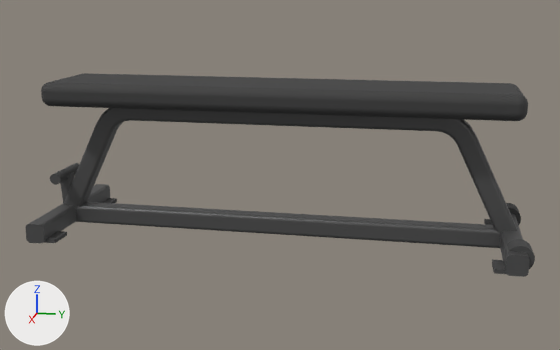
A saved change to the glTF model catalogs/ludus-core/models/LD-WH011/model.glb.
Rendered twice from a camera (50 mm lens) standing at (2.329, 0.461, 0.772) and looking at (0.012, -0.002, 0.193). Arrows for +X, +Y and +Z are at lower left; the lights stay in place. The first picture is the older version. Where no turn or scale is listed for an object, it has been applied to the vertices.
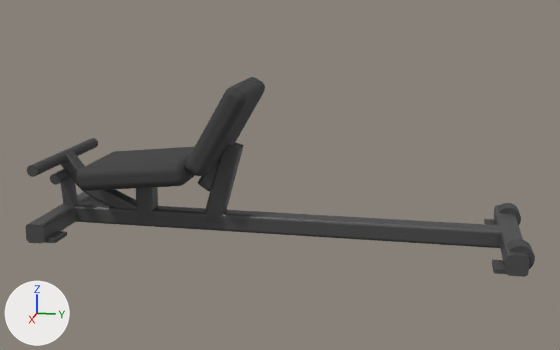
Location of each change, (x1, y1, x2, y2) in pixels of the pictures (560 x 350 px):
```json
{"object": "bench_pad", "change": "deleted", "before": [41, 73, 528, 121]}
{"object": "bench_frame_tube", "change": "deleted", "before": [63, 108, 517, 234]}
{"object": "seat_pad", "change": "added", "after": [77, 147, 195, 191]}
{"object": "backrest_pad", "change": "added", "after": [186, 77, 265, 176]}
{"object": "backrest_support", "change": "added", "after": [205, 142, 244, 224]}
{"object": "foot_rest_arm_tube", "change": "added", "after": [60, 151, 137, 209]}
{"object": "foot_rest_bar", "change": "added", "after": [27, 138, 98, 177]}
{"object": "Mesh_0.003", "change": "added", "after": [136, 187, 158, 219]}
{"object": "Mesh_6", "change": "added", "after": [198, 141, 235, 191]}
```

Scene script edits in JSON lines:
```json
{"op": "add", "block": "me_mesh_7", "code": ["me_mesh_7 = bpy.data.meshes.new('Mesh_7')", "me_mesh_7.from_pydata(...)  # 96 vertices, 188 faces; spans x -0.025..0.025, y -0.741..-0.431, z 0.007..0.236", "me_mesh_7.materials.append(mat_frame)  # dark grey #555555"]}
{"op": "add", "block": "me_mesh_6", "code": ["me_mesh_6 = bpy.data.meshes.new('Mesh_6')", "me_mesh_6.from_pydata(...)  # 56 vertices, 108 faces; spans x -0.025..0.025, y -0.068..0.068, z -0.084..0.084", "me_mesh_6.materials.append(mat_frame)  # dark grey #555555"]}
{"op": "add", "block": "me_mesh_5_1", "code": ["me_mesh_5_1 = bpy.data.meshes.new('Mesh_5')", "me_mesh_5_1.from_pydata(...)  # 296 vertices, 588 faces; spans x -0.15..0.15, y -0.096..0.096, z -0.138..0.138", "me_mesh_5_1.materials.append(mat_upholstery)  # dark grey #3b3b3b"]}
{"op": "add", "block": "me_mesh_4_1", "code": ["me_mesh_4_1 = bpy.data.meshes.new('Mesh_4')", "me_mesh_4_1.from_pydata(...)  # 296 vertices, 588 faces; spans x -0.15..0.15, y -0.18..0.18, z -0.052..0.052", "me_mesh_4_1.materials.append(mat_upholstery)  # dark grey #3b3b3b"]}
{"op": "remove", "block": "ob_bench_pad", "code": ["ob_bench_pad = bpy.data.objects.new('bench_pad', me_mesh_4)", "ob_bench_pad.location = (0.0, -0.009, 0.442)"]}
{"op": "remove", "block": "ob_bench_frame_tube", "code": ["ob_bench_frame_tube = bpy.data.objects.new('bench_frame_tube', me_mesh_5)", "ob_bench_frame_tube.location = (0.0, -0.009, 0.0)"]}
{"op": "add", "block": "ob_foot_rest_bar", "code": ["ob_foot_rest_bar = bpy.data.objects.new('foot_rest_bar', me_mesh_2)", "ob_foot_rest_bar.parent = ob_foot_rest", "ob_foot_rest_bar.location = (0.0, -0.721, 0.22)", "ob_foot_rest_bar.rotation_euler = (-1.571, 0.0, -1.571)  # degrees (-90, 0, -90)", "ob_foot_rest_bar.scale = (0.036, 0.036, 0.44)"]}
{"op": "add", "block": "ob_foot_rest", "code": ["ob_foot_rest = bpy.data.objects.new('foot_rest', None)", "ob_foot_rest.parent = ob_equipment", "ob_foot_rest.location = (0.0, 0.0, 0.0)"]}
{"op": "add", "block": "ob_foot_rest_arm_tube", "code": ["ob_foot_rest_arm_tube = bpy.data.objects.new('foot_rest_arm_tube', me_mesh_7)", "ob_foot_rest_arm_tube.location = (0.0, -0.009, 0.0)"]}
{"op": "add", "block": "ob_mesh_6", "code": ["ob_mesh_6 = bpy.data.objects.new('Mesh_6', me_mesh_6)", "ob_mesh_6.location = (0.0, -0.203, 0.213)"]}
{"op": "add", "block": "ob_backrest_support", "code": ["ob_backrest_support = bpy.data.objects.new('backrest_support', me_mesh_0)", "ob_backrest_support.parent = ob_bench_frame", "ob_backrest_support.location = (0.0, -0.181, 0.156)", "ob_backrest_support.rotation_euler = (-0.27, 0.0, 0.0)  # degrees (-15, 0, 0)", "ob_backrest_support.scale = (1.0, 1.0, 0.262)"]}
{"op": "add", "block": "ob_backrest_pad", "code": ["ob_backrest_pad = bpy.data.objects.new('backrest_pad', me_mesh_5_1)", "ob_backrest_pad.location = (0.0, -0.175, 0.343)"]}
{"op": "add", "block": "ob_seat_pad", "code": ["ob_seat_pad = bpy.data.objects.new('seat_pad', me_mesh_4_1)", "ob_seat_pad.location = (0.0, -0.45, 0.193)"]}
{"op": "add", "block": "ob_mesh_0_003", "code": ["ob_mesh_0_003 = bpy.data.objects.new('Mesh_0.003', me_mesh_0)", "ob_mesh_0_003.parent = ob_base", "ob_mesh_0_003.location = (0.0, -0.441, 0.0914)", "ob_mesh_0_003.scale = (1.0, 1.0, 0.123)"]}
```
